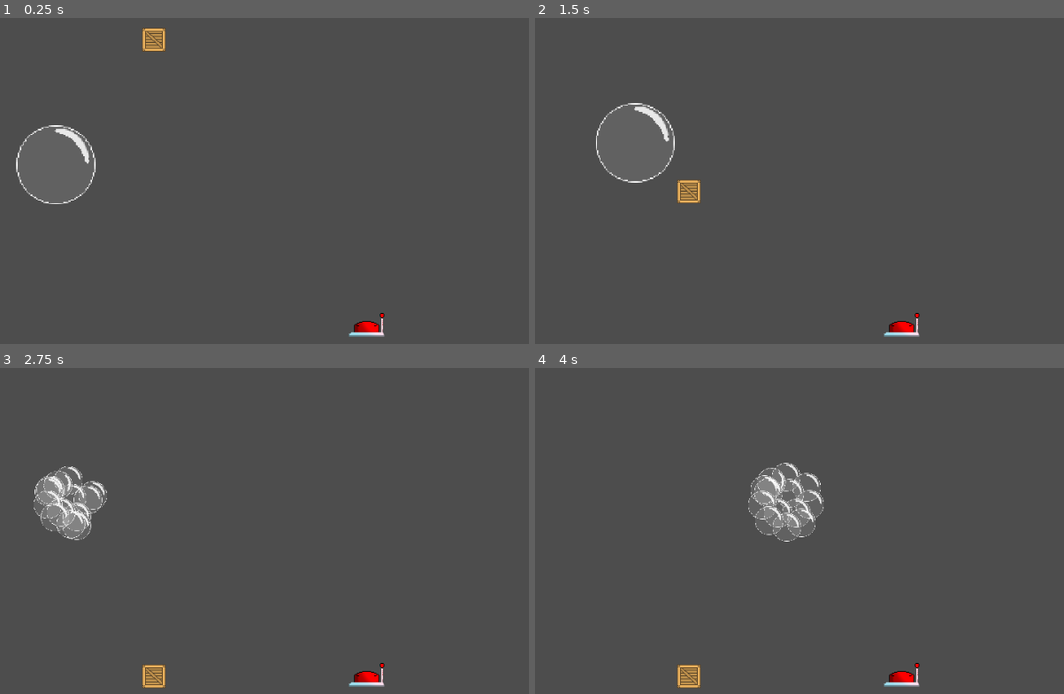
Above: before the commit, frames 1-4 (two rows, left to right).
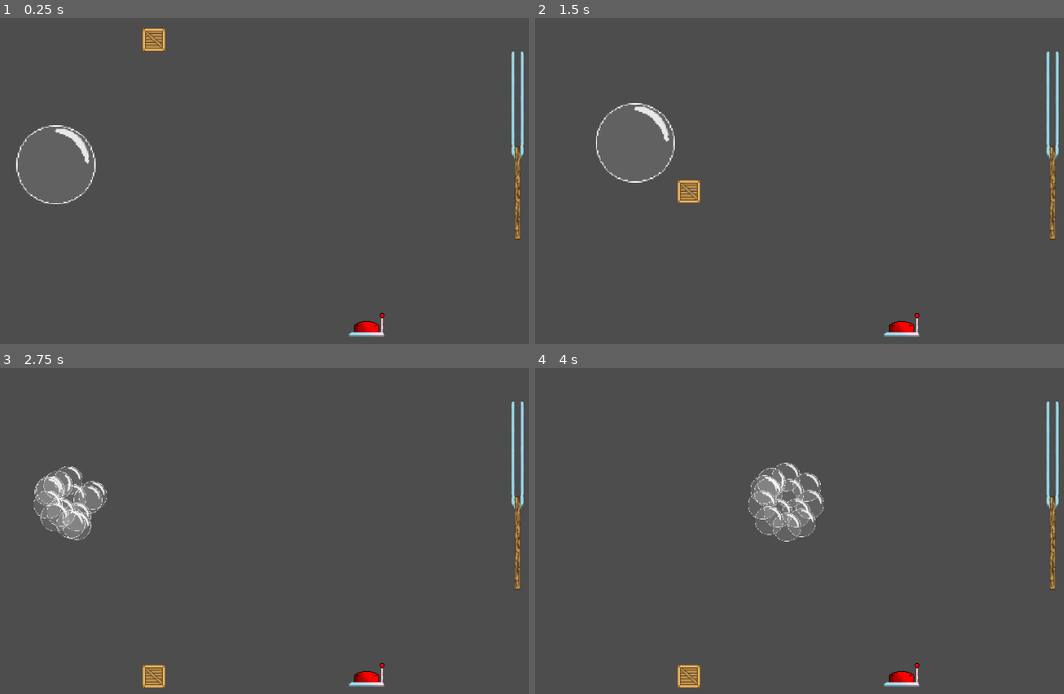
Above: after the commit, the same moments.

Repository: TheMaxcraft1/GGJ-2025-Project-Bubbles
Game: Godot game, scene res://Scenes/TestLevel.tscn
The game is run twice, just before and just after one commit, with the same random seed, the same clock (stepped at 60 frames per second) and the same inputs.
Inputs:
- Up to frame 1 (0.25 s): no input
- Up to frame 2 (1.5 s): tap Enter (ui_accept) at 0.5, 0.77 s; hold Right (ui_right) 0.53-1.28 s; tap C (swap_bubble) at 0.6, 1.35 s; hold Left (ui_left) from 1.28 s (still down)
- Up to frame 3 (2.75 s): tap Enter (ui_accept) at 1.52 s; release Left (ui_left) at 2.03 s; hold Right (ui_right) from 2.03 s (still down); tap C (swap_bubble) at 2.1 s
- Up to frame 4 (4 s): tap C (swap_bubble) at 2.85, 3.6 s; tap Enter (ui_accept) at 3.02, 3.77 s; release Right (ui_right) at 3.53 s; hold Left (ui_left) from 3.53 s (still down)

The runs differ from the first frame. In frame 1, 0.7% of the frame differs, in the area x 96-99%, y 10-69%; in frame 2, 0.7%; in frame 3, 0.7%; in frame 4, 0.7%.

Commit message:
Add Gate Functionality :D

Diff:
--- /dev/null
+++ b/Scenes/Gate.tscn
@@ -0,0 +1,102 @@
+[gd_scene load_steps=10 format=3 uid="uid://288kc7i15jwk"]
+
+[ext_resource type="Texture2D" uid="uid://cd8tw2dwmyvuh" path="res://Sprites/Gate/Gate.png" id="1_2bvs2"]
+[ext_resource type="Script" path="res://Scripts/Gate.gd" id="1_v6m1f"]
+[ext_resource type="Texture2D" uid="uid://bykkrobh4inql" path="res://Sprites/Gate/GateSustainer.png" id="2_iodpd"]
+[ext_resource type="Texture2D" uid="uid://dfywqgi43rhca" path="res://Sprites/Gate/GateKeeper.png" id="3_1y56i"]
+
+[sub_resource type="RectangleShape2D" id="RectangleShape2D_fq6u7"]
+size = Vector2(10, 65)
+
+[sub_resource type="Animation" id="Animation_amxmw"]
+resource_name = "GateOpenClose"
+tracks/0/type = "value"
+tracks/0/imported = false
+tracks/0/enabled = true
+tracks/0/path = NodePath("GateSprite2D:position")
+tracks/0/interp = 1
+tracks/0/loop_wrap = true
+tracks/0/keys = {
+"times": PackedFloat32Array(0, 1),
+"transitions": PackedFloat32Array(1, 1),
+"update": 0,
+"values": [Vector2(0, 0), Vector2(0, -64)]
+}
+tracks/1/type = "value"
+tracks/1/imported = false
+tracks/1/enabled = true
+tracks/1/path = NodePath("GateColShape:position")
+tracks/1/interp = 1
+tracks/1/loop_wrap = true
+tracks/1/keys = {
+"times": PackedFloat32Array(0, 1),
+"transitions": PackedFloat32Array(1, 1),
+"update": 0,
+"values": [Vector2(0, 0.5), Vector2(0, -64)]
+}
+
+[sub_resource type="Animation" id="Animation_7d0on"]
+length = 0.001
+tracks/0/type = "value"
+tracks/0/imported = false
+tracks/0/enabled = true
+tracks/0/path = NodePath("GateSprite2D:position")
+tracks/0/interp = 1
+tracks/0/loop_wrap = true
+tracks/0/keys = {
+"times": PackedFloat32Array(0),
+"transitions": PackedFloat32Array(1),
+"update": 0,
+"values": [Vector2(0, 0)]
+}
+tracks/1/type = "value"
+tracks/1/imported = false
+tracks/1/enabled = true
+tracks/1/path = NodePath("GateColShape:position")
+tracks/1/interp = 1
+tracks/1/loop_wrap = true
+tracks/1/keys = {
+"times": PackedFloat32Array(0),
+"transitions": PackedFloat32Array(1),
+"update": 0,
+"values": [Vector2(0, 0.5)]
+}
+
+[sub_resource type="AnimationLibrary" id="AnimationLibrary_e7t4k"]
+_data = {
+"GateOpenClose": SubResource("Animation_amxmw"),
+"RESET": SubResource("Animation_7d0on")
+}
+
+[sub_resource type="RectangleShape2D" id="RectangleShape2D_jfd3n"]
+size = Vector2(5, 71)
+
+[node name="Gate" type="StaticBody2D"]
+script = ExtResource("1_v6m1f")
+
+[node name="GateSprite2D" type="Sprite2D" parent="."]
+texture = ExtResource("1_2bvs2")
+
+[node name="GateSutainer" type="Sprite2D" parent="."]
+texture = ExtResource("2_iodpd")
+
+[node name="GateKeeper" type="Sprite2D" parent="."]
+position = Vector2(0, -64)
+texture = ExtResource("3_1y56i")
+
+[node name="GateColShape" type="CollisionShape2D" parent="."]
+position = Vector2(0, 0.5)
+shape = SubResource("RectangleShape2D_fq6u7")
+
+[node name="AnimationPlayer" type="AnimationPlayer" parent="."]
+libraries = {
+"": SubResource("AnimationLibrary_e7t4k")
+}
+
+[node name="CollisionShape2D" type="CollisionShape2D" parent="."]
+position = Vector2(-7.5, -60.5)
+shape = SubResource("RectangleShape2D_jfd3n")
+
+[node name="CollisionShape2D2" type="CollisionShape2D" parent="."]
+position = Vector2(7, -61)
+shape = SubResource("RectangleShape2D_jfd3n")
--- a/Scenes/TestLevel.tscn
+++ b/Scenes/TestLevel.tscn
@@ -1,14 +1,16 @@
-[gd_scene load_steps=5 format=3 uid="uid://dpjxhljqkcpkj"]
+[gd_scene load_steps=6 format=3 uid="uid://dpjxhljqkcpkj"]
 
 [ext_resource type="PackedScene" uid="uid://cdlquej35f8td" path="res://Scenes/Player.tscn" id="1_aeomn"]
 [ext_resource type="PackedScene" uid="uid://bqxluxi80lfv2" path="res://Scenes/Boundaries.tscn" id="2_wmdwm"]
 [ext_resource type="PackedScene" uid="uid://cgqnyh0icps3v" path="res://Scenes/Box.tscn" id="3_jgxqw"]
 [ext_resource type="PackedScene" uid="uid://81h6831cy7dx" path="res://Scenes/Button.tscn" id="4_5o2ac"]
+[ext_resource type="PackedScene" uid="uid://288kc7i15jwk" path="res://Scenes/Gate.tscn" id="5_uarkd"]
 
 [node name="TestLevel" type="Node2D"]
 
-[node name="Button" parent="." instance=ExtResource("4_5o2ac")]
+[node name="Button" parent="." node_paths=PackedStringArray("relatedGate") instance=ExtResource("4_5o2ac")]
 position = Vector2(498, 502)
+relatedGate = NodePath("../Gate")
 
 [node name="Player" parent="." instance=ExtResource("1_aeomn")]
 position = Vector2(76, 278)
@@ -17,3 +19,7 @@
 
 [node name="Box" parent="." instance=ExtResource("3_jgxqw")]
 position = Vector2(209, 109)
+
+[node name="Gate" parent="." instance=ExtResource("5_uarkd")]
+position = Vector2(703, 323)
+scale = Vector2(1, 2)
--- a/Scripts/Button.gd
+++ b/Scripts/Button.gd
@@ -1,4 +1,6 @@
 extends StaticBody2D
+
+@export var relatedGate : StaticBody2D
 
 var UNPRESSED_SPRITE = preload("res://Sprites/Buttons/UnpressedButton.png")
 var PRESSED_SPRITE = preload("res://Sprites/Buttons/PressedButton.png")
@@ -19,9 +21,9 @@
 func _on_button_area_2d_body_entered(body: Node2D) -> void:
 	if body.is_in_group("Box"):
 		isButtonPressed = true
-		#GATE.OPEN
+		relatedGate.openGate()
 
 func _on_button_area_2d_body_exited(body: Node2D) -> void:
 	if body.is_in_group("Box"):
 		isButtonPressed = false
-		#GATE.CLOSE
+		relatedGate.closeGate()
--- /dev/null
+++ b/Scripts/Gate.gd
@@ -0,0 +1,10 @@
+extends StaticBody2D
+
+
+var isOpened: bool = false
+
+func openGate():
+	$AnimationPlayer.play("GateOpenClose")
+
+func closeGate():
+	$AnimationPlayer.play_backwards("GateOpenClose")
Binary file added: Sprites/Gate/Gate.png
Not shown, added: Sprites/Gate/Gate.png.import
Binary file added: Sprites/Gate/GateKeeper.png
Not shown, added: Sprites/Gate/GateKeeper.png.import
Binary file added: Sprites/Gate/GateSustainer.png
Not shown, added: Sprites/Gate/GateSustainer.png.import
Not shown, added: Sprites/Gate/Gate.xcf
